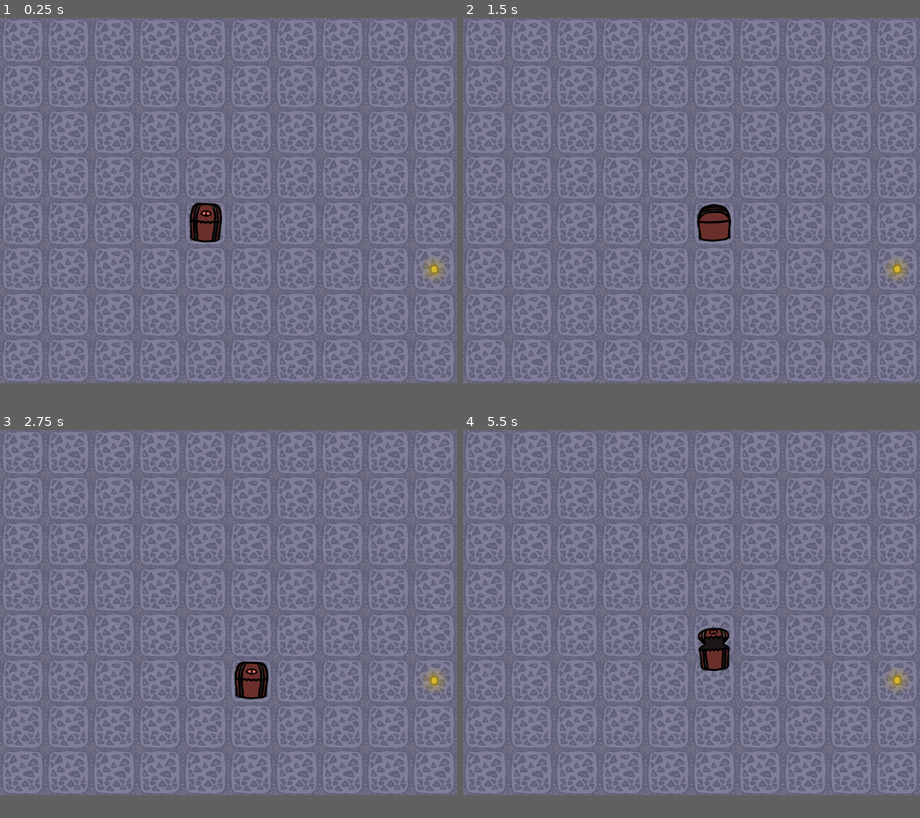
Above: before the commit, frames 1-4 (two rows, left to right).
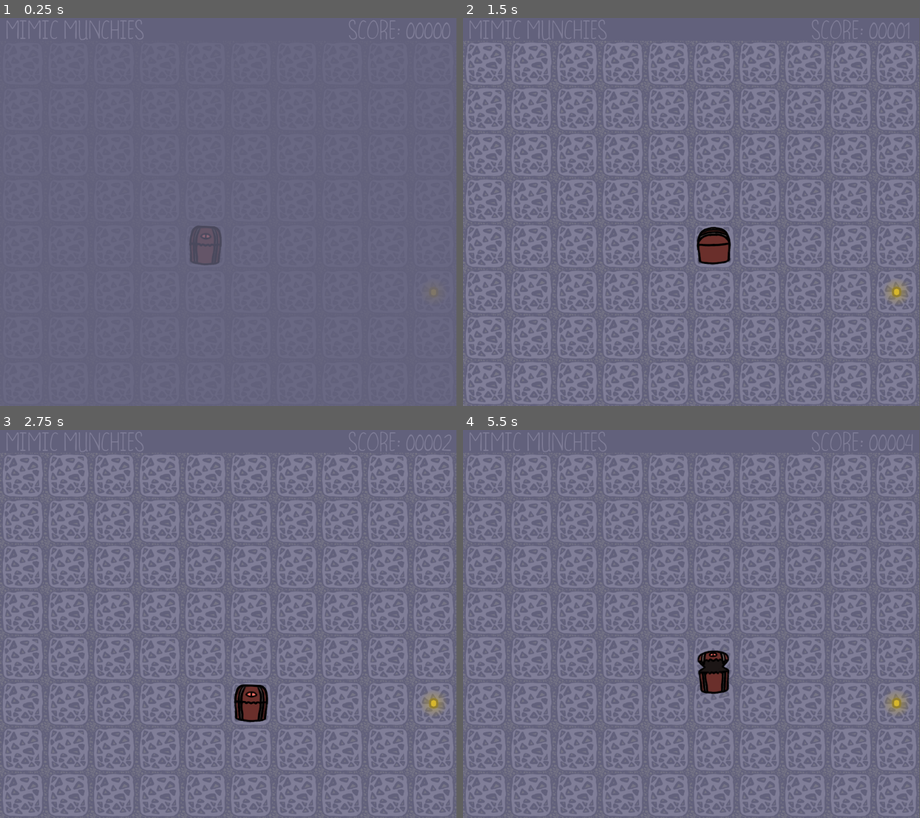
Above: after the commit, the same moments.

Repository: osid54/MimicMunchies
Game: Godot game, scene res://scenes/main.tscn
Same seed, same stepped clock (60 frames per second), same inputs: the game is played once before the commit and once after it.
Inputs:
- Up to frame 1 (0.25 s): no input
- Up to frame 2 (1.5 s): hold D (right) 0.53-1.28 s; hold S (down) from 1.28 s (still down)
- Up to frame 3 (2.75 s): release S (down) at 2.03 s; hold D (right) from 2.03 s (still down)
- Up to frame 4 (5.5 s): release D (right) at 2.78 s; hold W (up) 2.78-3.53 s; hold A (left) 3.53-5.03 s; hold S (down) from 5.03 s (still down)
In our replay, the window is 800x640 before the commit and 799x680 after it. These sizes can differ from the game's own. Grey fills any space a smaller window leaves; there, only what the larger window draws over its background counts as a difference.

The runs differ from the first frame. In frame 1, 23% of the frame differs, in the area x 0-100%, y 0-94%; in frame 2, 29%, in the area x 0-100%, y 0-100%; in frame 3, 29%; in frame 4, 29%.

Commit message:
finsihed game

Diff:
--- a/assets/characters/attack.tscn
+++ b/assets/characters/attack.tscn
@@ -5,7 +5,7 @@
 
 [node name="attack" type="Area2D"]
 collision_layer = 4
-monitorable = false
+monitoring = false
 script = ExtResource("1_jd0co")
 
 [node name="knight" type="CollisionPolygon2D" parent="."]
--- a/assets/characters/enemy.tscn
+++ b/assets/characters/enemy.tscn
@@ -93,6 +93,30 @@
 "update": 0,
 "values": [Vector2(1, 1)]
 }
+tracks/2/type = "value"
+tracks/2/imported = false
+tracks/2/enabled = true
+tracks/2/path = NodePath("Sprite2D:position")
+tracks/2/interp = 1
+tracks/2/loop_wrap = true
+tracks/2/keys = {
+"times": PackedFloat32Array(0),
+"transitions": PackedFloat32Array(1),
+"update": 0,
+"values": [Vector2(0, -3)]
+}
+tracks/3/type = "value"
+tracks/3/imported = false
+tracks/3/enabled = true
+tracks/3/path = NodePath(".:modulate")
+tracks/3/interp = 1
+tracks/3/loop_wrap = true
+tracks/3/keys = {
+"times": PackedFloat32Array(0),
+"transitions": PackedFloat32Array(1),
+"update": 0,
+"values": [Color(1, 1, 1, 1)]
+}
 
 [sub_resource type="Animation" id="Animation_kojqa"]
 resource_name = "S"
@@ -154,6 +178,48 @@
 
 [sub_resource type="Animation" id="Animation_8tcu0"]
 resource_name = "idle"
+length = 0.8
+loop_mode = 1
+tracks/0/type = "value"
+tracks/0/imported = false
+tracks/0/enabled = true
+tracks/0/path = NodePath("Sprite2D:scale")
+tracks/0/interp = 1
+tracks/0/loop_wrap = true
+tracks/0/keys = {
+"times": PackedFloat32Array(0, 0.3, 0.6),
+"transitions": PackedFloat32Array(1, 1, 1),
+"update": 0,
+"values": [Vector2(1, 1), Vector2(0.956522, 1.05263), Vector2(1, 1)]
+}
+tracks/1/type = "value"
+tracks/1/imported = false
+tracks/1/enabled = true
+tracks/1/path = NodePath("Sprite2D:position")
+tracks/1/interp = 1
+tracks/1/loop_wrap = true
+tracks/1/keys = {
+"times": PackedFloat32Array(0, 0.3, 0.6),
+"transitions": PackedFloat32Array(1, 1, 1),
+"update": 0,
+"values": [Vector2(0, 0), Vector2(0, -3), Vector2(0, 0)]
+}
+
+[sub_resource type="Animation" id="Animation_jdry4"]
+resource_name = "spawn"
+length = 0.5
+tracks/0/type = "value"
+tracks/0/imported = false
+tracks/0/enabled = true
+tracks/0/path = NodePath(".:modulate")
+tracks/0/interp = 1
+tracks/0/loop_wrap = true
+tracks/0/keys = {
+"times": PackedFloat32Array(0, 0.5),
+"transitions": PackedFloat32Array(1, 1),
+"update": 0,
+"values": [Color(0, 0, 0, 0), Color(1, 1, 1, 1)]
+}
 
 [sub_resource type="AnimationLibrary" id="AnimationLibrary_546xo"]
 _data = {
@@ -162,16 +228,19 @@
 "RESET": SubResource("Animation_yjli5"),
 "S": SubResource("Animation_kojqa"),
 "W": SubResource("Animation_6uwps"),
-"idle": SubResource("Animation_8tcu0")
+"idle": SubResource("Animation_8tcu0"),
+"spawn": SubResource("Animation_jdry4")
 }
 
 [node name="enemy" type="Area2D"]
+monitoring = false
 script = ExtResource("1_kopcc")
 
 [node name="CollisionShape2D" type="CollisionShape2D" parent="."]
 shape = SubResource("RectangleShape2D_7vdij")
 
 [node name="Sprite2D" type="Sprite2D" parent="."]
+position = Vector2(0, -3)
 texture = SubResource("PlaceholderTexture2D_xbnym")
 
 [node name="AnimationPlayer" type="AnimationPlayer" parent="."]
@@ -182,4 +251,3 @@
 [node name="attackJoint" type="Marker2D" parent="."]
 
 [node name="attack" parent="attackJoint" instance=ExtResource("2_jht5b")]
-monitoring = false
--- a/assets/characters/player.tscn
+++ b/assets/characters/player.tscn
@@ -305,7 +305,7 @@
 autoplay = "idle"
 
 [node name="Area2D" type="Area2D" parent="."]
-collision_mask = 2
+collision_mask = 6
 
 [node name="CollisionShape2D" type="CollisionShape2D" parent="Area2D"]
 position = Vector2(0, -1.5)
--- a/project.godot
+++ b/project.godot
@@ -10,16 +10,17 @@
 
 [application]
 
-config/name="MimicMunchies"
+config/name="mimic munchies"
 run/main_scene="res://scenes/main.tscn"
 config/features=PackedStringArray("4.2", "Forward Plus")
-config/icon="res://src/sprites/mimic/S2.PNG"
+config/icon="res://src/sprites/icon.png"
 
 [display]
 
-window/size/viewport_width=1280
-window/size/viewport_height=1024
+window/size/viewport_width=960
+window/size/viewport_height=816
 window/size/resizable=false
+window/size/borderless=true
 
 [filesystem]
 
--- a/scenes/main.tscn
+++ b/scenes/main.tscn
@@ -1,7 +1,8 @@
-[gd_scene load_steps=5 format=3 uid="uid://c4fjobt72pm1x"]
+[gd_scene load_steps=10 format=3 uid="uid://c4fjobt72pm1x"]
 
 [ext_resource type="Texture2D" uid="uid://bxekqbqvel76e" path="res://src/sprites/tiles.png" id="1_oah7e"]
 [ext_resource type="Script" path="res://scripts/main.gd" id="1_xlfdq"]
+[ext_resource type="FontFile" uid="uid://c0nigfb1awsp0" path="res://src/fonts/Pumpkins Candles.ttf" id="3_jkstl"]
 
 [sub_resource type="TileSetAtlasSource" id="TileSetAtlasSource_25pbl"]
 texture = ExtResource("1_oah7e")
@@ -12,6 +13,34 @@
 tile_size = Vector2i(128, 128)
 sources/1 = SubResource("TileSetAtlasSource_25pbl")
 
+[sub_resource type="StyleBoxFlat" id="StyleBoxFlat_bnhha"]
+bg_color = Color(0.384314, 0.380392, 0.486275, 1)
+
+[sub_resource type="StyleBoxFlat" id="StyleBoxFlat_2cijj"]
+bg_color = Color(0.384314, 0.380392, 0.486275, 1)
+corner_radius_top_left = 64
+corner_radius_top_right = 64
+corner_radius_bottom_right = 64
+corner_radius_bottom_left = 64
+
+[sub_resource type="StyleBoxFlat" id="StyleBoxFlat_5qdl2"]
+bg_color = Color(0.501961, 0.494118, 0.596078, 1)
+corner_radius_top_left = 64
+corner_radius_top_right = 64
+corner_radius_bottom_right = 64
+corner_radius_bottom_left = 64
+
+[sub_resource type="StyleBoxFlat" id="StyleBoxFlat_xp6t2"]
+bg_color = Color(0.548708, 0.5395, 0.65, 1)
+corner_radius_top_left = 64
+corner_radius_top_right = 64
+corner_radius_bottom_right = 64
+corner_radius_bottom_left = 64
+expand_margin_left = 4.0
+expand_margin_top = 4.0
+expand_margin_right = 4.0
+expand_margin_bottom = 4.0
+
 [node name="main" type="Node2D"]
 script = ExtResource("1_xlfdq")
 
@@ -21,7 +50,133 @@
 layer_0/tile_data = PackedInt32Array(-131075, 1, 0, -131074, 1, 0, -131073, 1, 0, -196608, 1, 0, -196607, 1, 0, -196606 …(1007 unchanged characters)…
 
 [node name="Camera2D" type="Camera2D" parent="."]
+position = Vector2(0, -32)
 
 [node name="coins" type="Node2D" parent="."]
 
 [node name="enemies" type="Node2D" parent="."]
+
+[node name="CanvasLayer" type="CanvasLayer" parent="."]
+
+[node name="Panel" type="Panel" parent="CanvasLayer"]
+z_index = 3
+anchors_preset = 10
+anchor_right = 1.0
+offset_bottom = 48.0
+grow_horizontal = 2
+theme_override_styles/panel = SubResource("StyleBoxFlat_bnhha")
+
+[node name="score" type="Label" parent="CanvasLayer/Panel"]
+unique_name_in_owner = true
+custom_minimum_size = Vector2(228, 48)
+layout_mode = 1
+anchors_preset = 6
+anchor_left = 1.0
+anchor_top = 0.5
+anchor_right = 1.0
+anchor_bottom = 0.5
+offset_left = -228.0
+offset_top = -21.0
+offset_bottom = 34.0
+grow_horizontal = 0
+grow_vertical = 2
+theme_override_colors/font_color = Color(0.501961, 0.494118, 0.596078, 1)
+theme_override_fonts/font = ExtResource("3_jkstl")
+theme_override_font_sizes/font_size = 54
+text = "SCORE: 00000"
+vertical_alignment = 1
+
+[node name="title" type="Label" parent="CanvasLayer/Panel"]
+custom_minimum_size = Vector2(0, 48)
+layout_mode = 1
+anchors_preset = 4
+anchor_top = 0.5
+anchor_bottom = 0.5
+offset_top = -21.0
+offset_right = 306.0
+offset_bottom = 34.0
+grow_vertical = 2
+theme_override_colors/font_color = Color(0.501961, 0.494118, 0.596078, 1)
+theme_override_fonts/font = ExtResource("3_jkstl")
+theme_override_font_sizes/font_size = 54
+text = " MIMIC MUNCHIES"
+vertical_alignment = 1
+
+[node name="fade" type="ColorRect" parent="CanvasLayer"]
+unique_name_in_owner = true
+z_index = 2
+anchors_preset = 15
+anchor_right = 1.0
+anchor_bottom = 1.0
+grow_horizontal = 2
+grow_vertical = 2
+color = Color(0.384314, 0.380392, 0.486275, 1)
+
+[node name="end" type="Panel" parent="CanvasLayer"]
+unique_name_in_owner = true
+modulate = Color(1, 1, 1, 0)
+custom_minimum_size = Vector2(512, 512)
+anchors_preset = 8
+anchor_left = 0.5
+anchor_top = 0.5
+anchor_right = 0.5
+anchor_bottom = 0.5
+offset_left = -20.0
+offset_top = -20.0
+offset_right = 20.0
+offset_bottom = 20.0
+grow_horizontal = 2
+grow_vertical = 2
+scale = Vector2(1e-05, 1e-05)
+pivot_offset = Vector2(256, 256)
+theme_override_styles/panel = SubResource("StyleBoxFlat_2cijj")
+
+[node name="VBoxContainer" type="VBoxContainer" parent="CanvasLayer/end"]
+layout_mode = 1
+anchors_preset = 8
+anchor_left = 0.5
+anchor_top = 0.5
+anchor_right = 0.5
+anchor_bottom = 0.5
+offset_left = -20.0
+offset_top = -20.0
+offset_right = 20.0
+offset_bottom = 20.0
+grow_horizontal = 2
+grow_vertical = 2
+alignment = 1
+
+[node name="scoreL" type="Label" parent="CanvasLayer/end/VBoxContainer"]
+layout_mode = 2
+theme_override_colors/font_color = Color(0.501961, 0.494118, 0.596078, 1)
+theme_override_fonts/font = ExtResource("3_jkstl")
+theme_override_font_sizes/font_size = 64
+text = "score:"
+horizontal_alignment = 1
+vertical_alignment = 2
+
+[node name="endScore" type="Label" parent="CanvasLayer/end/VBoxContainer"]
+unique_name_in_owner = true
+layout_mode = 2
+theme_override_colors/font_color = Color(0.501961, 0.494118, 0.596078, 1)
+theme_override_fonts/font = ExtResource("3_jkstl")
+theme_override_font_sizes/font_size = 256
+text = "00000"
+horizontal_alignment = 1
+vertical_alignment = 2
+
+[node name="Button" type="Button" parent="CanvasLayer/end/VBoxContainer"]
+layout_mode = 2
+theme_override_colors/font_color = Color(0.384314, 0.380392, 0.486275, 1)
+theme_override_colors/font_pressed_color = Color(0.384314, 0.380392, 0.486275, 1)
+theme_override_colors/font_hover_color = Color(0.384314, 0.380392, 0.486275, 1)
+theme_override_fonts/font = ExtResource("3_jkstl")
+theme_override_font_sizes/font_size = 64
+theme_override_styles/normal = SubResource("StyleBoxFlat_5qdl2")
+theme_override_styles/hover = SubResource("StyleBoxFlat_xp6t2")
+theme_override_styles/pressed = SubResource("StyleBoxFlat_5qdl2")
+theme_override_styles/disabled = SubResource("StyleBoxFlat_5qdl2")
+theme_override_styles/focus = SubResource("StyleBoxFlat_5qdl2")
+text = "munch more"
+
+[connection signal="button_up" from="CanvasLayer/end/VBoxContainer/Button" to="." method="playAgain"]
--- a/scripts/attack.gd
+++ b/scripts/attack.gd
@@ -1,6 +1,8 @@
 extends Area2D
 
 var eType = 0
+var isEnemy := true
+var isCoin := false
 
 func adjust():
 	match eType:
@@ -15,6 +17,3 @@
 			$mage1.disabled = false
 			$mage2.visible = true
 			$mage2.disabled = false
-
-func _on_area_entered(area):
-	area.get_parent().visible = false
--- a/scripts/coin.gd
+++ b/scripts/coin.gd
@@ -1,3 +1,4 @@
 extends Area2D
 
 var isCoin := true
+var isEnemy := false
--- a/scripts/enemy.gd
+++ b/scripts/enemy.gd
@@ -8,16 +8,20 @@
 var eTypes = ["knight","archer","mage"]
 
 func _ready():
-	print(pos)
+	#print(pos)
 	direction = randi()
+	$attackJoint.rotation = getDir()*PI/2
 	$Sprite2D.texture = load("res://src/sprites/enemies/"+eTypes[eType]+".png")
 	$attackJoint/attack.eType = eType
 	$attackJoint/attack.adjust()
+	$AnimationPlayer.play("spawn")
+	await $AnimationPlayer.animation_finished
+	$AnimationPlayer.play("idle")
 
 func move():
 	var newPos = pos
-	print(newPos)
-	print(getDir())
+	#print(newPos)
+	#print(getDir())
 	match getDir():
 		0:
 			newPos += Vector2(0,-1)
@@ -62,10 +66,13 @@
 	$AnimationPlayer.play("idle")
 
 func rot():
-	var oldD = direction
-	direction += [-1,1].pick_random()
+	$attackJoint/attack.monitorable = false
+	var turn = [-1,1].pick_random()
+	direction += turn
 	var tween = get_tree().create_tween().set_ease(Tween.EASE_IN_OUT).set_trans(Tween.TRANS_QUAD)
-	tween.tween_property($attackJoint,"rotation",getDir()*PI/2,1)
+	tween.tween_property($attackJoint,"rotation",$attackJoint.rotation+turn*PI/2,1)
+	await get_tree().create_timer(1.0).timeout
+	$attackJoint/attack.monitorable = true
 
 func getDir():
 	return direction % 4
--- a/scripts/main.gd
+++ b/scripts/main.gd
@@ -5,8 +5,13 @@
 @onready var enemy = preload("res://assets/characters/enemy.tscn")
 
 var tiles := []
+var score = 0:
+	set(value):
+		score = value
+		%score.text = "SCORE: "+str("%05d" % score)
 
 func _ready():
+	$Camera2D.zoom = Vector2(1,1) * 3/4
 	for i in 8:
 		tiles.append([])
 		for j in 10:
@@ -19,8 +24,11 @@
 
 	makeCoin()
 
+	var tween = get_tree().create_tween()
+	tween.tween_property(%fade,"modulate",Color(1,1,1,0),1)
+
 func makeCoin():
-	if $coins.get_child_count() > 0 and randf() > 0.5:
+	if $coins.get_child_count() > 0 and randf() > 2/3.0:
 		return
 	var cPos = Vector2(randi_range(-4,5),randi_range(-3,4))
 	while !checkTile(cPos,""):
@@ -46,17 +54,29 @@
 	e.eType = t
 	$enemies.call_deferred("add_child",e)
 	tiles[ePos.y+3][ePos.x+4] = "enemy"
-	print("enemy")
+	#print("enemy")
 
 func moveEnemy():
 	for e in $enemies.get_children():
-		if randf() >= .80:
+		if randf() >= 2/3.0:
 			e.rot()
 			return
 		e.move()
-	printRows()
+	#printRows()
 
 func printRows():
 	for row in tiles:
 		print(row)
 	print("")
+
+func gameOver():
+	%endScore.text = str("%05d" % score)
+	var tween = get_tree().create_tween().set_parallel(true).set_trans(Tween.TRANS_BACK).set_ease(Tween.EASE_OUT)
+	tween.tween_property(%end,"scale",Vector2(1,1),1)
+	tween.tween_property(%end,"modulate",Color.WHITE,1)
+
+func playAgain():
+	var tween = get_tree().create_tween()
+	tween.tween_property(%fade,"modulate",Color.WHITE,1)
+	await get_tree().create_timer(1).timeout
+	get_tree().reload_current_scene()
--- a/scripts/player.gd
+++ b/scripts/player.gd
@@ -1,5 +1,9 @@
 extends Sprite2D
 
+var dead := false:
+	set(value):
+		dead = value
+		mainScene.gameOver()
 var moving := false
 @onready var mainScene = get_parent()
 var movesLeft := randi_range(3,7):
@@ -24,6 +28,7 @@
 	#$Label.text = str(pos)
 
 func _process(_delta):
+	if dead: return
 	if not moving:
 		if Input.is_action_pressed("down"):
 			move(Vector2(0,1))
@@ -54,6 +59,7 @@
 		mainScene.tiles[newPos.y+3][newPos.x+4] = "player"
 		pos = newPos
 		$Label.text = str(pos)
+		mainScene.score += 1
 
 func endMove():
 	await get_tree().create_timer(1.0).timeout
@@ -71,3 +77,7 @@
 		await get_tree().create_timer(.1).timeout
 		area.queue_free()
 		mainScene.makeCoin()
+		mainScene.score += 5
+	elif area.isEnemy:
+		visible = false
+		dead = true
Not shown: 1 places in assets/characters/enemy.tscn that only renumber resources
Binary file added: src/fonts/AmberyGardenRegular-PKjGd.ttf
Not shown, added: src/fonts/AmberyGardenRegular-PKjGd.ttf.import
Binary file added: src/fonts/Daily Book Inline.otf
Not shown, added: src/fonts/Daily Book Inline.otf.import
Binary file added: src/fonts/Daily Book Stripe.otf
Not shown, added: src/fonts/Daily Book Stripe.otf.import
Binary file added: src/fonts/Exquite.ttf
Not shown, added: src/fonts/Exquite.ttf.import
Binary file added: src/fonts/IndieFlower-Regular.ttf
Not shown, added: src/fonts/IndieFlower-Regular.ttf.import
Binary file added: src/fonts/Kingdom Regular.ttf
(and 38 more such lines)
